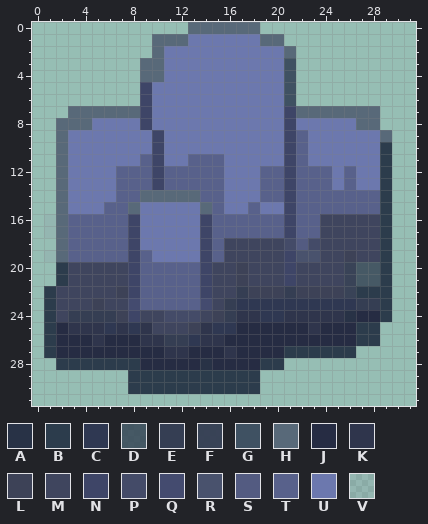
A pixel-art sprite gets an edit: sprites/items/cobalt.png. The first picture shows the starting point.
The file is 32x32 pixels. Colours within 5 levels of each other are drawn and written as one.
Palette (. is transparent): A #283246  B #2c3c4c  C #2f3852  D #313e50c9  E #353e53  F #364054f8  G #3f5162  H #586979  J #262c43  K #2f354c  L #3d4257  M #3f455e  N #3e4567  P #444b68  Q #444b6f  R #49526d  S #535b81  T #58618b  U #6c78ae  V #88769a1c
Pixels before, first column x 1:
 0 ............HHHHHH...........
 1 .........HHHUUUUUUHH.........
 2 .........HUUUUUUUUUUH........
 3 ........HHUUUUUUUUUUG........
 4 ........HHUUUUUUUUUUG........
 5 ........NUUUUUUUUUUUG........
 6 ........NUUUUUUUUUUUG........
 7 ..HHHHHHNUUUUUUUUUUUNHHHHHHH.
 8 .HHHUUUUNUUUUUUUUUUUNUUUUUHH.
 9 .HUUUUUUUNUUUUUUUUUUNTUUUUUUH
10 .HUUUUUUUNUUUUUUUUUUNTUUUUUUB
11 .HUUUUUUTNUUTTTUUUUUNTUUUUUUB
12 .HUUUUTTTNTTTTTUUUTTNTTTUTUUB
13 .HUUUUTTTNTTTTTUUUTTNTTTUTUUB
14 .HUUUUTTHHHHHTTUUUTTNTTTTTTTB
15 .HUUUTTHUUUUUHTUUTUUNTTTTTTTB
16 VHTTTTTNUUUUUNTTTTTTNTTMMMMMB
17 VHTTTTTNUUUUUNTTTTTTNTTMMMMMB
18 .HTTTTTNUUUUUNTMMMMMPSPMMMMMB
19 VHTTTTTNTUUUUNTMMMMMNRRMMLMMB
20 .BMMMMMNTTTTTNMMLMMMNMMMMFDDB
21 .BMMMMMNTTTTTNMMLMMMNMMMMFDDB
22 BMMMMMLNTTTTTNMMELLLELLLLFBBB
23 BMMMLMMQTTTTTQMECCCCCCCCCCEEB
24 BMEEEELNMMPPPMLEKKCCKKKKKAJJB
25 BJKKKCKCKMMMLKCCJJJJJJKJJJBB.
26 BJJJKJJJKKEECKKJJJJJJJJJJJBB.
27 BJJJJJJJJJKKJJJKJJJJBBBBBB...
28 .BBBBBBBJJJJJAJJJJBB.........
29 .......BBBBBBBBBBB...........
30 .......BBBBBBBBBBB...........
The same view after the edit:
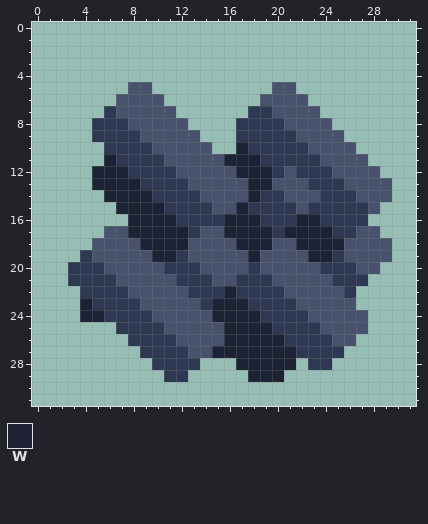
Colours new in this view: W #1d2335
What changed:
Changed rows in their new state; - is an unchanged pixel.
first column x 1:
 0 ------------......-----------
 1 ---------...........---------
 2 ---------............--------
 3 --------.............--------
 4 --------.............--------
 5 -------RR..........RR--------
 6 ------RRRR........RRRR-------
 7 --...CRRRRR......CCRRRR.....-
 8 -...CCCRRRRR....CCCCRRRR....-
 9 -...CCCCRRRRR...CCCCCRRRR....
10 -....CCCCRRRRR..WCCCCCRRRR...
11 -....WCCCCRRRRRWWWCCCCCRRRR..
12 -...WWWCCCCRRRRRWWWCRCCCRRRR.
13 -...WWWWCCCCRRRRRWWRRRCCCRRRR
14 -....WWWWCCCCRRRRWCCRRRCCCRRR
15 -.....WWWWCCCCRRWCCCCRCCCCCR.
16 .......WWWWCCCCWWWCCCWWCCCC..
17 .....RRWWWWWCRRWWWWCWWWWCCRR.
18 -...RRRRWWWWRRRRWWWRRWWWWRRRR
19 ...CRRRRRWWCRRRRRWRRR-WWCRRRR
20 -.CCCRRRRRCCCRRRRCRRRRRCCCRR.
21 -.CCCCRRRRRCCCRRCCCRRRRRCCC..
22 ...CCCCRRRRRCCCWCCCCRRRRRC...
23 ...WCCCCRRRRRCWWW----RRRRR...
24 ...WWCCCCRRRRRWWWW--CCRRRRR..
25 ......C-CCRRRRRWWWWCCCCRRRR.-
26 .......CCCCRRRRWWWWWCCCCRR..-
27 ........CCCCRRWWWWWWWCCCC.---
28 -........CCCC...WWWWW-CC-----
29 -------...CC.....WWW---------
30 -------...........-----------
Boxes around the changes in both pictures, in picture pixels (x1, y1, x2, y2):
changed: (44, 22, 392, 394)
